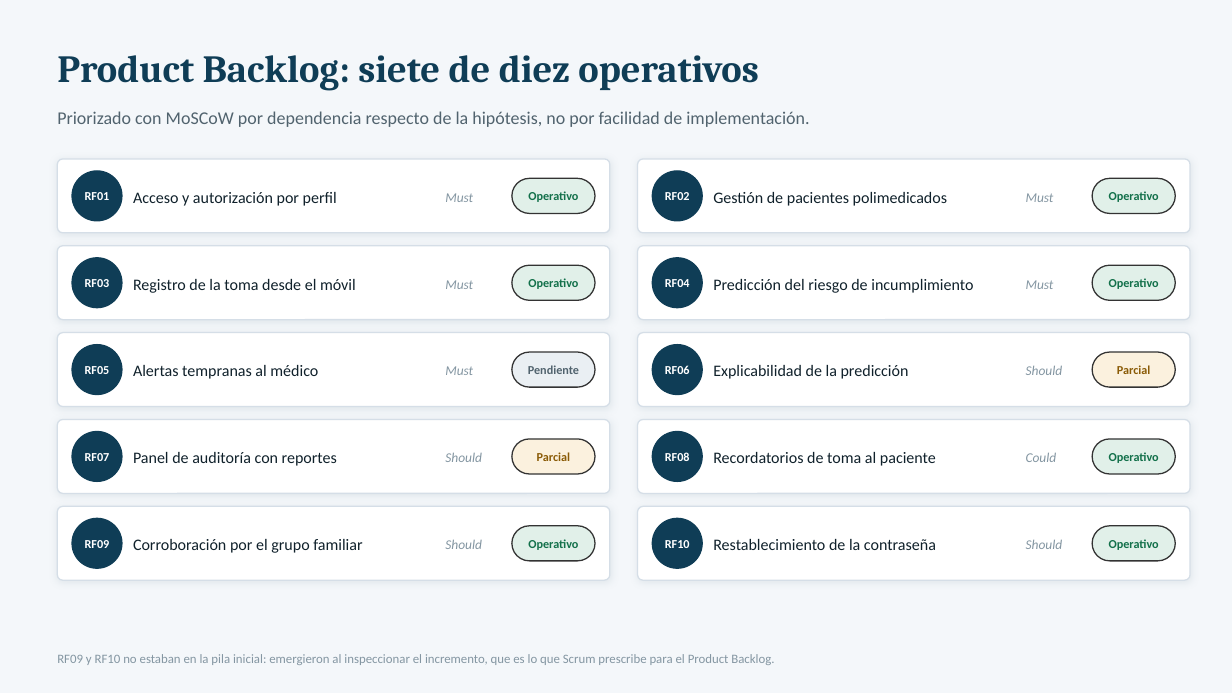
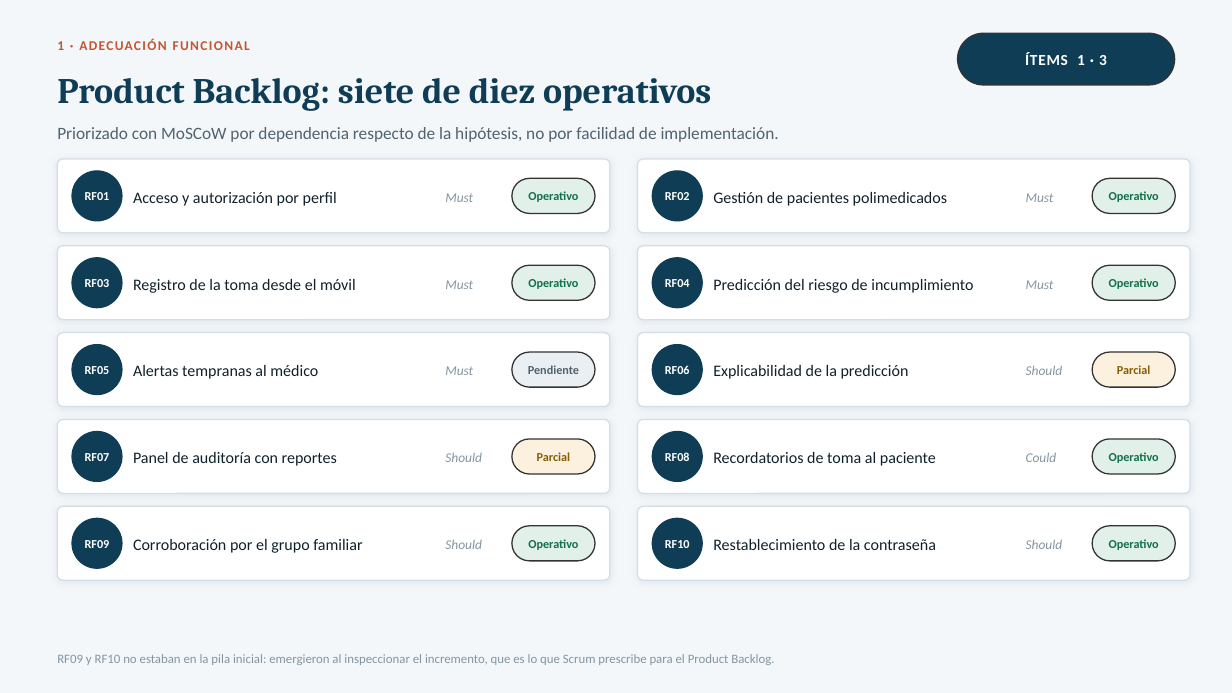
Before and after one commit to Leocix/sistema-soporte-clinico, a slide deck: slide 6 of documentacion/04_exposicion/Exposicion_50.pptx (slide 5 before the commit). Drawn at 1232x693 pixels with LibreOffice and Linux fonts; fonts in the diff are those of the drawing. Boxes give left, top, right and bottom in pixels: in the first picture for what was removed or moved away, otherwise in the second. Text is boxed around its words. In the diff, an @@ line names an element or a change of style, - is before the commit and + after.

```diff
--- a/documentacion/04_exposicion/Exposicion_50.pptx
+++ b/documentacion/04_exposicion/Exposicion_50.pptx
@@ text added at box(57, 41, 64, 50), 10.5 pt, text #C4552F, bold @@
+1 · ADECUACIÓN FUNCIONAL
@@ rounded rectangle added at box(958, 33, 1175, 85), fill #0F3D56, outline #333333 1 pt @@
@@ text added at box(1025, 52, 1107, 65), 12 pt, text #FFFFFF, bold @@
+ÍTEMS 1 · 3
@@ text "Product Backlog: siete de diez ...": place and size @@
-text "Product Backlog: siete de diez ..." at box(57, 55, 759, 91)
+text "Product Backlog: siete de diez ..." at box(57, 78, 711, 111)
@@ text "Product Backlog: siete de diez ..." at box(57, 78, 711, 111): size 30 to 28 pt @@
@@ text "Priorizado con MoSCoW por dependencia ...": place and size @@
-text "Priorizado con MoSCoW por dependencia ..." at box(57, 111, 809, 127)
+text "Priorizado con MoSCoW por dependencia ..." at box(57, 127, 779, 142)
@@ text "Priorizado con MoSCoW por dependencia ..." at box(57, 127, 779, 142): size 14 to 13.5 pt @@
```
Also in this commit, not shown: 11 other slides changed, 3 slides added, 4 other files.
